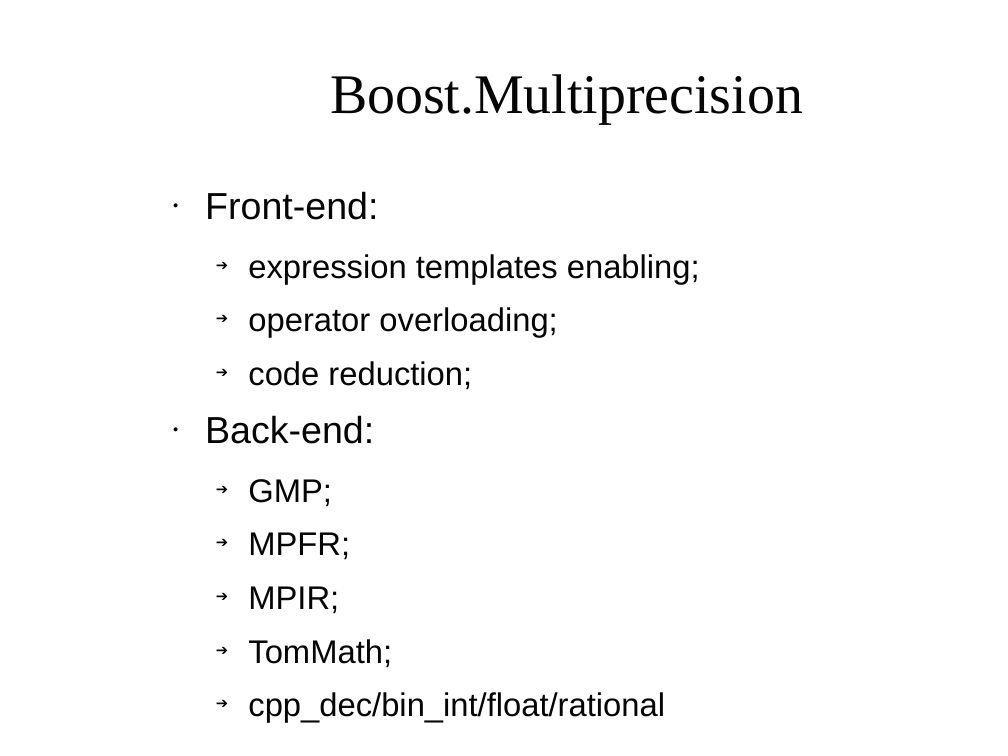
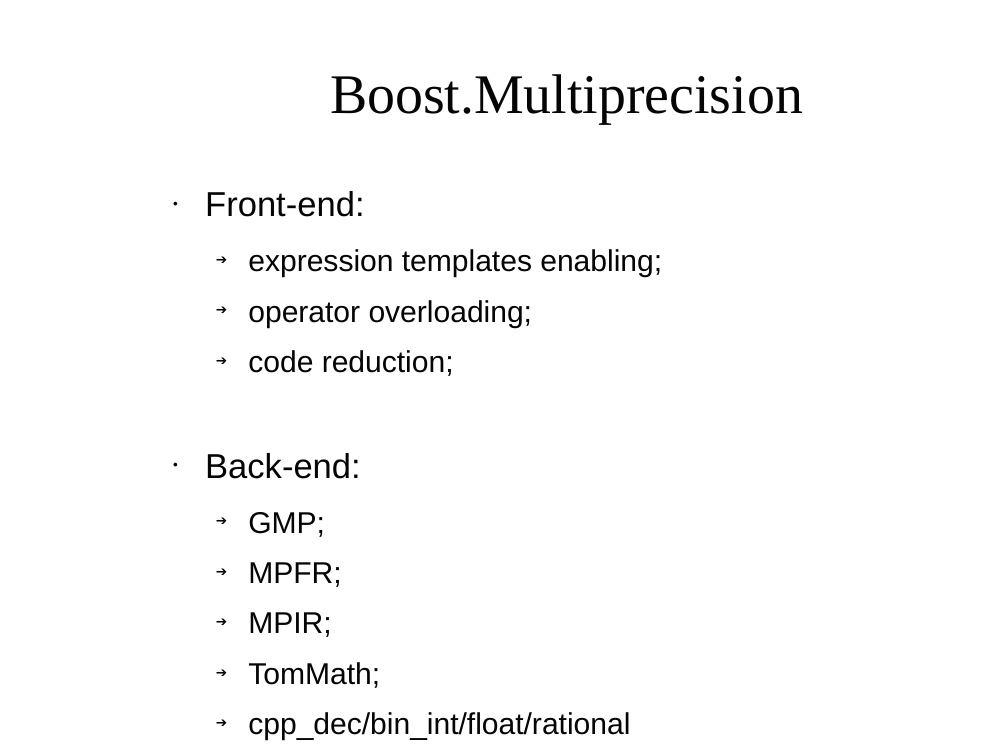
Before and after one commit to AntonBikineev/gmp_presentation_examples, a slide deck: slide 3 of GMPpresentation.odp. Drawn at 1008x756 pixels with LibreOffice and Linux fonts; fonts in the diff are those of the drawing; background and template pictures are left out. Boxes give left, top, right and bottom in pixels: in the first picture for what was removed or moved away, otherwise in the second. Text is boxed around its words. In the diff, an @@ line names an element or a change of style, - is before the commit and + after.

```diff
--- a/GMPpresentation.odp
+++ b/GMPpresentation.odp
@@ text "Front-end:" at <box>205,191,662,741</box>: size 29.6 to 27.2 pt in "Front-end:", "Back-end:"; size 25.8 to 23.7 pt in "expression templates enabling;", "operator overloading;", "code reduction;", "GMP;" and 4 more places @@
```
Also in this commit, not shown: 8 other slides changed, 5 slides added, 1 slide removed, 2 other files.
